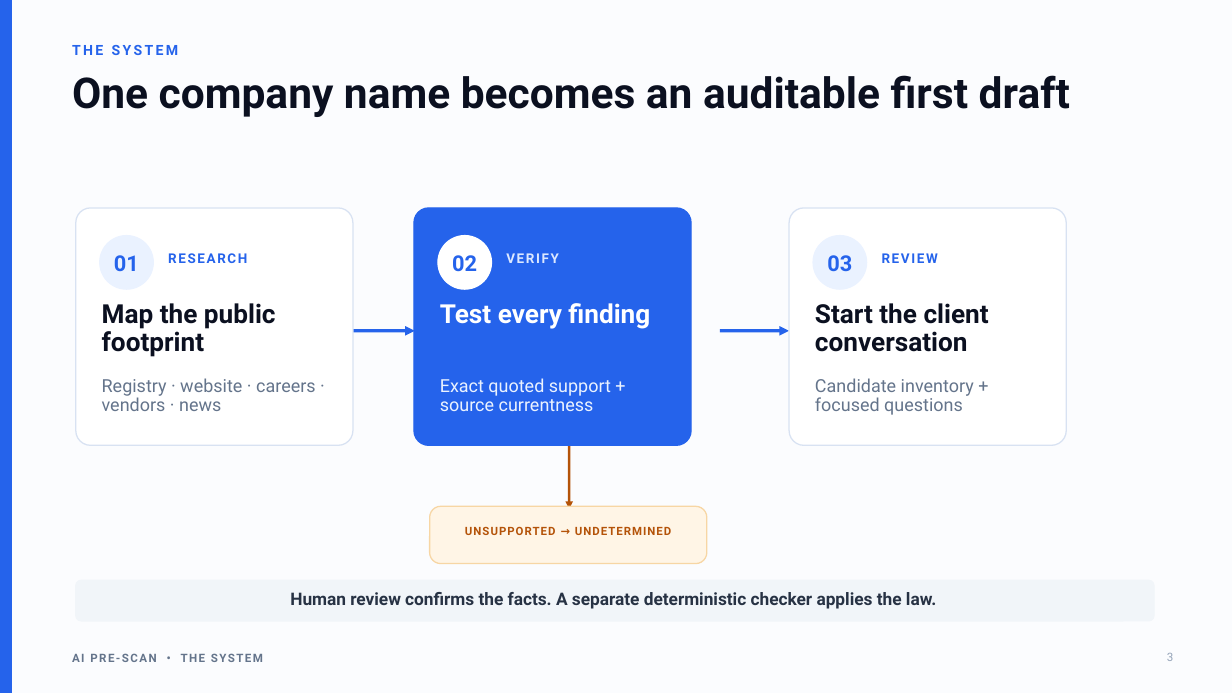
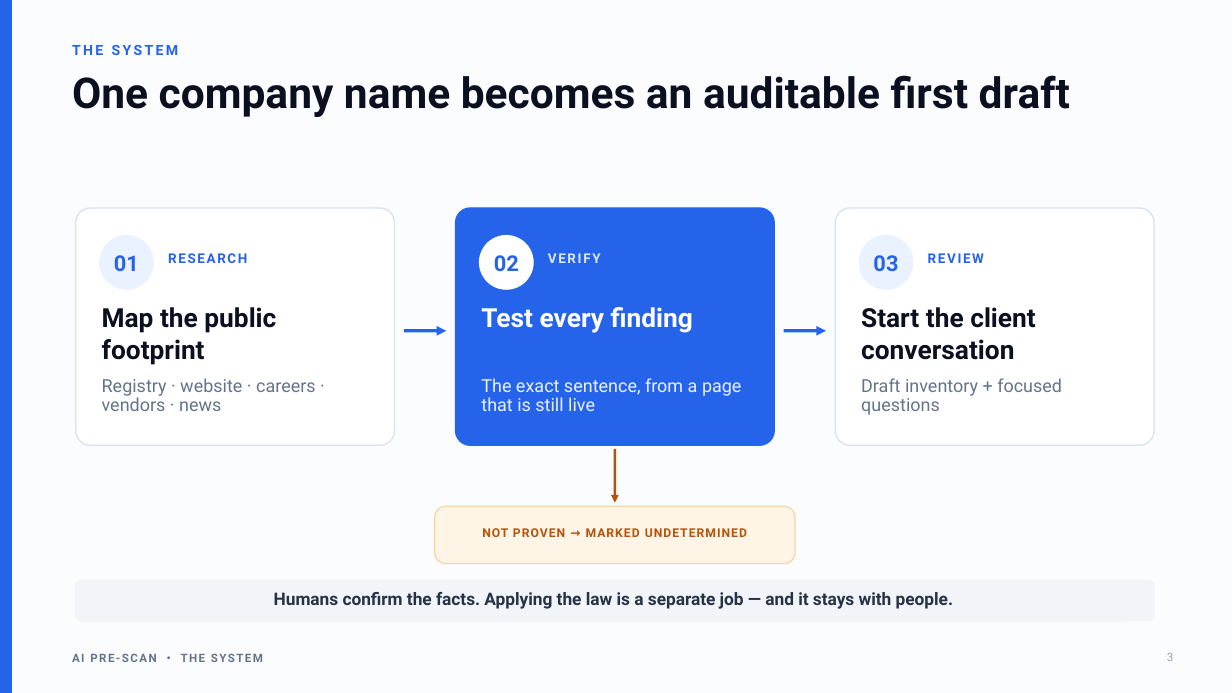
Before and after one commit to nyelugo/PROJECT-AI-Pre-Scan, a slide deck: slide 3 of docs/ai-pre-scan-presentation.pptx. Drawn at 1232x693 pixels with LibreOffice and Linux fonts; fonts in the diff are those of the drawing. Boxes give left, top, right and bottom in pixels: in the first picture for what was removed or moved away, otherwise in the second. Text is boxed around its words. In the diff, an @@ line names an element or a change of style, - is before the commit and + after.

```diff
--- a/docs/ai-pre-scan-presentation.pptx
+++ b/docs/ai-pre-scan-presentation.pptx
@@ rounded rectangle: place and size @@
-rounded rectangle at [76, 208, 353, 445]
+rounded rectangle at [76, 208, 395, 445]
@@ rounded rectangle: place and size @@
-rounded rectangle at [414, 208, 691, 445]
+rounded rectangle at [456, 208, 775, 445]
@@ rounded rectangle: place and size @@
-rounded rectangle at [789, 208, 1067, 445]
+rounded rectangle at [836, 208, 1154, 445]
@@ 2 texts, 1 ellipse: place and size @@
-2 texts, 1 ellipse at [438, 236, 559, 289]
+2 texts, 1 ellipse at [480, 236, 601, 289]
@@ 2 texts, 1 ellipse: place and size @@
-2 texts, 1 ellipse at [813, 236, 938, 289]
+2 texts, 1 ellipse at [860, 236, 984, 289]
@@ text "Test every finding": place and size @@
-text "Test every finding" at [440, 303, 650, 329]
+text "Test every finding" at [481, 307, 693, 333]
@@ size 20.4 to 20.5 pt; line spacing 0.9 to 1 in 3 elements at [102, 307, 276, 365], [481, 307, 693, 333], [861, 307, 1035, 360] @@
@@ text "Start the client conversation": place and size @@
-text "Start the client conversation" at [815, 303, 989, 352]
+text "Start the client conversation" at [861, 307, 1035, 360]
@@ arrow moved from (346, 331) - (415, 331) to (404, 331) - (446, 331) @@
@@ arrow moved from (720, 331) - (789, 331) to (784, 331) - (826, 331) @@
@@ text at [481, 378, 741, 411]: text changed @@
-Exact quoted support + source currentness
+The exact sentence, from a page that is still live
@@ text at [861, 378, 1062, 415]: text changed @@
-Candidate inventory + focused questions
+Draft inventory + focused questions
@@ arrow moved from (569, 442) - (569, 509) to (615, 449) - (616, 503) @@
@@ rounded rectangle: place and size @@
-rounded rectangle at [430, 506, 707, 564]
+rounded rectangle at [434, 506, 795, 564]
@@ text at [482, 528, 747, 537]: text changed; size 8.9 to 9.5 pt @@
-UNSUPPORTED → UNDETERMINED
+NOT PROVEN → MARKED UNDETERMINED
@@ text at [274, 592, 953, 609]: text changed @@
-Human review confirms the facts. A separate deterministic checker applies the law.
+Humans confirm the facts. Applying the law is a separate job — and it stays with people.
```
Also in this commit, not shown: 7 other slides changed, 2 slides added, 2 slides removed.
